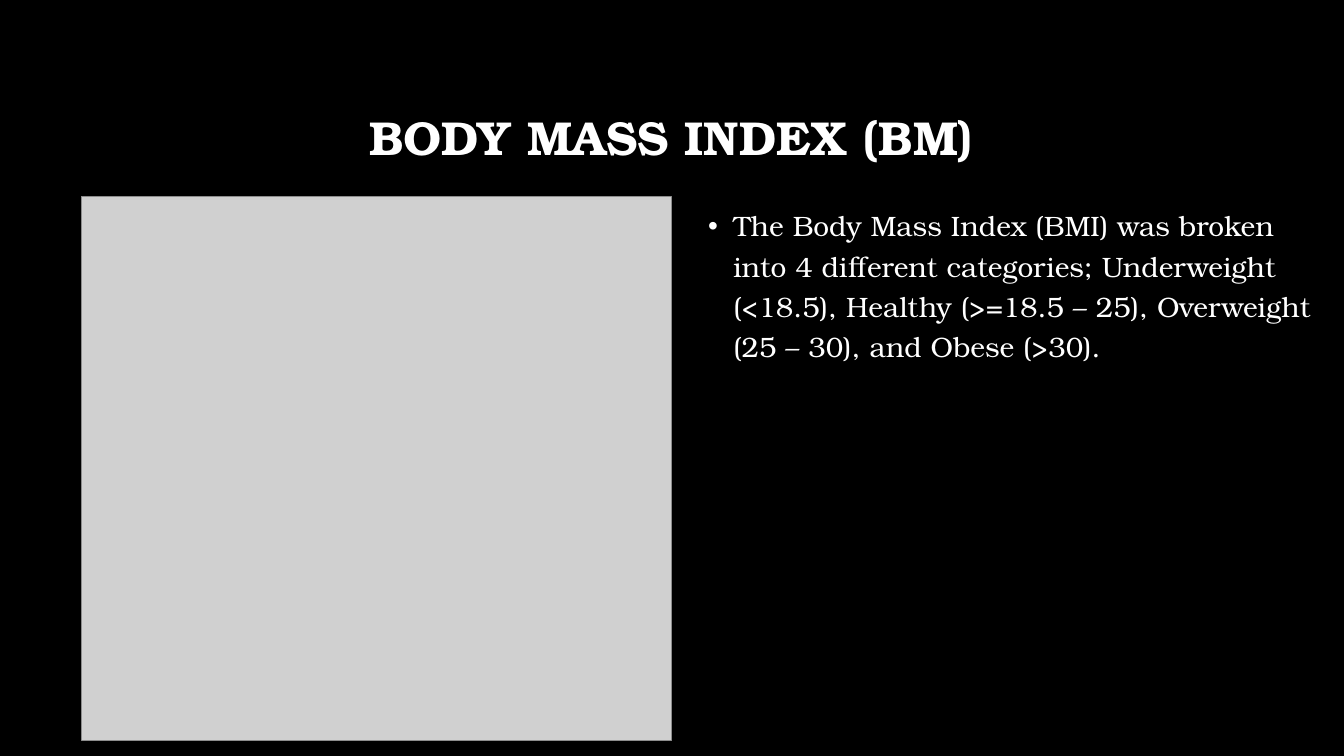
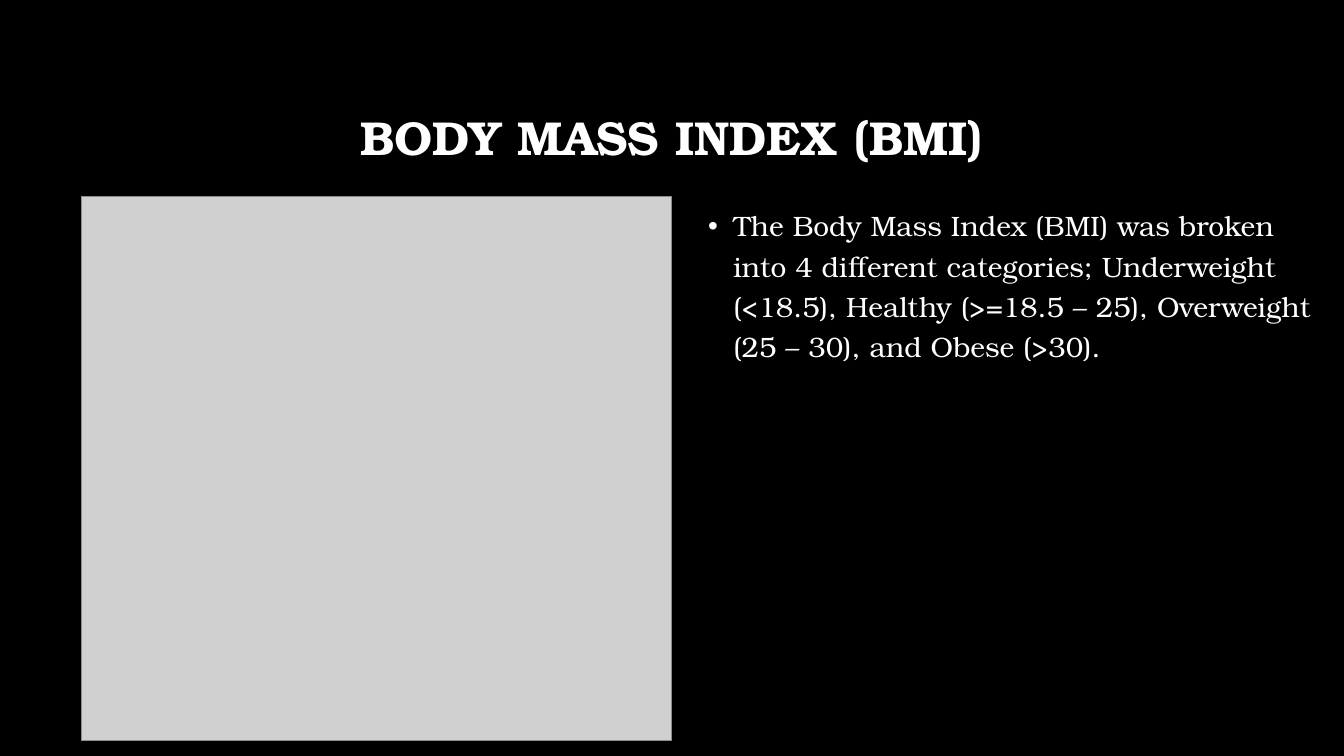
Before and after one commit to acollawn/Project_4, a slide deck: slide 9 of Predicting Diabetes.pptx. Drawn at 1344x756 pixels with LibreOffice and Linux fonts; fonts in the diff are those of the drawing; grey boxes stand for pictures; background and template pictures are left out. Boxes give left, top, right and bottom in pixels: in the first picture for what was removed or moved away, otherwise in the second. Text is boxed around its words. In the diff, an @@ line names an element or a change of style, - is before the commit and + after.

```diff
--- a/Predicting Diabetes.pptx
+++ b/Predicting Diabetes.pptx
@@ title at (360, 120, 982, 163): text changed @@
-BODY MASS INDEX (BM)
+BODY MASS INDEX (BMI)
```
Also in this commit, not shown: 4 other slides changed, 5 other files.
